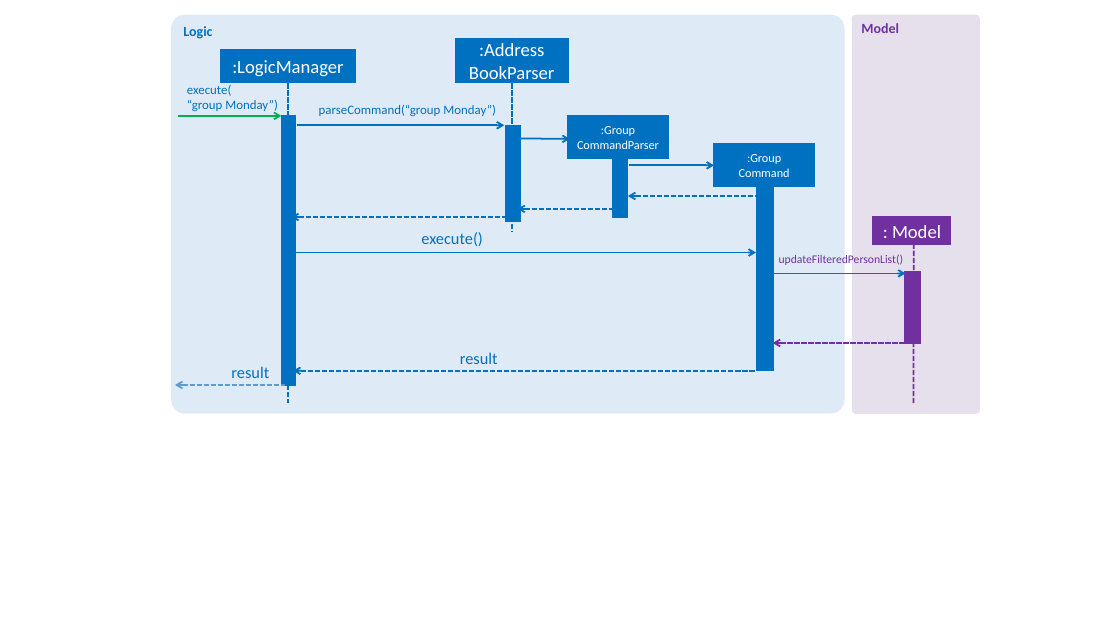
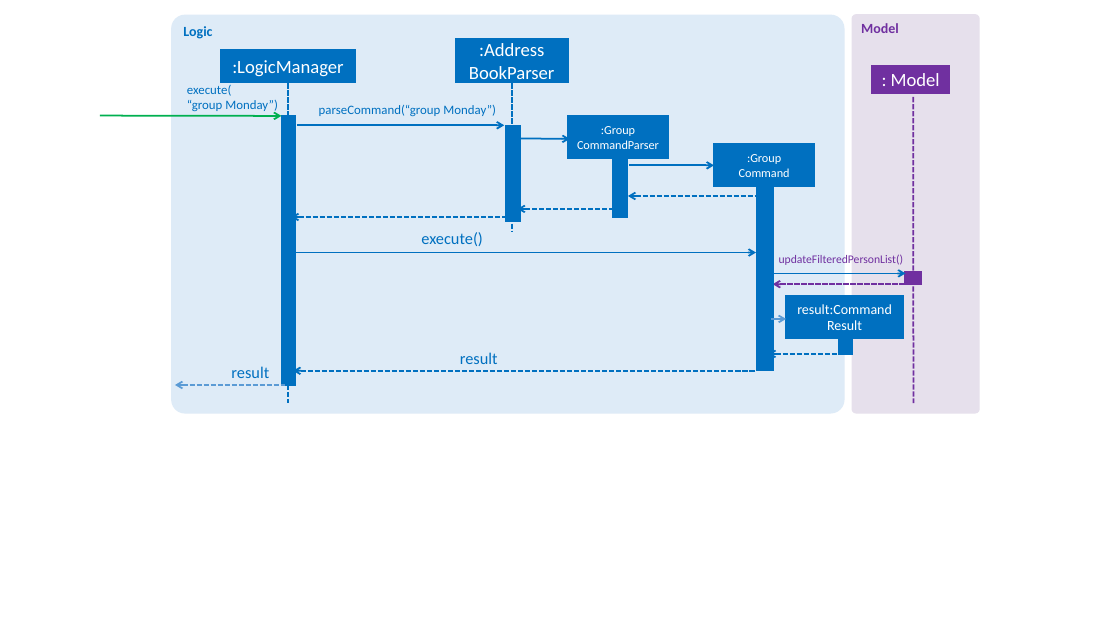
Before and after one commit to ongyz/main, a slide deck: slide 1 of docs/diagrams/GroupSequenceDiagram.pptx. Drawn at 1120x630 pixels with LibreOffice and Linux fonts; fonts in the diff are those of the drawing. Boxes give left, top, right and bottom in pixels: in the first picture for what was removed or moved away, otherwise in the second. Text is boxed around its words. In the diff, an @@ line names an element or a change of style, - is before the commit and + after.

```diff
--- a/docs/diagrams/GroupSequenceDiagram.pptx
+++ b/docs/diagrams/GroupSequenceDiagram.pptx
@@ rectangle ": Model": place and size @@
-rectangle ": Model" at (874, 217, 951, 245)
+rectangle ": Model" at (872, 66, 949, 93)
@@ arrow moved from (179, 116) - (281, 116) to (100, 116) - (281, 116) @@
@@ line moved from (914, 244) - (913, 403) to (913, 97) - (913, 403) @@
@@ arrow moved from (773, 343) - (905, 343) to (773, 284) - (905, 284) @@
@@ rectangle added at (786, 296, 904, 338), fill #0070C0, outline #0070C0 1.5 pt, 12 pt, text #FFFFFF @@
+result:Command Result
@@ rectangle: place and size @@
-rectangle at (905, 272, 920, 344)
+rectangle at (905, 272, 922, 285)
@@ arrow added from (771, 319) to (786, 319), #5B9BD5 1.5 pt @@
@@ arrow added from (839, 354) to (768, 354), #0070C0 1.5 pt dashed @@
@@ rectangle added at (839, 339, 853, 355), fill #0070C0, outline #0070C0 0.5 pt @@
```
Also in this commit, not shown: 7 other files.
